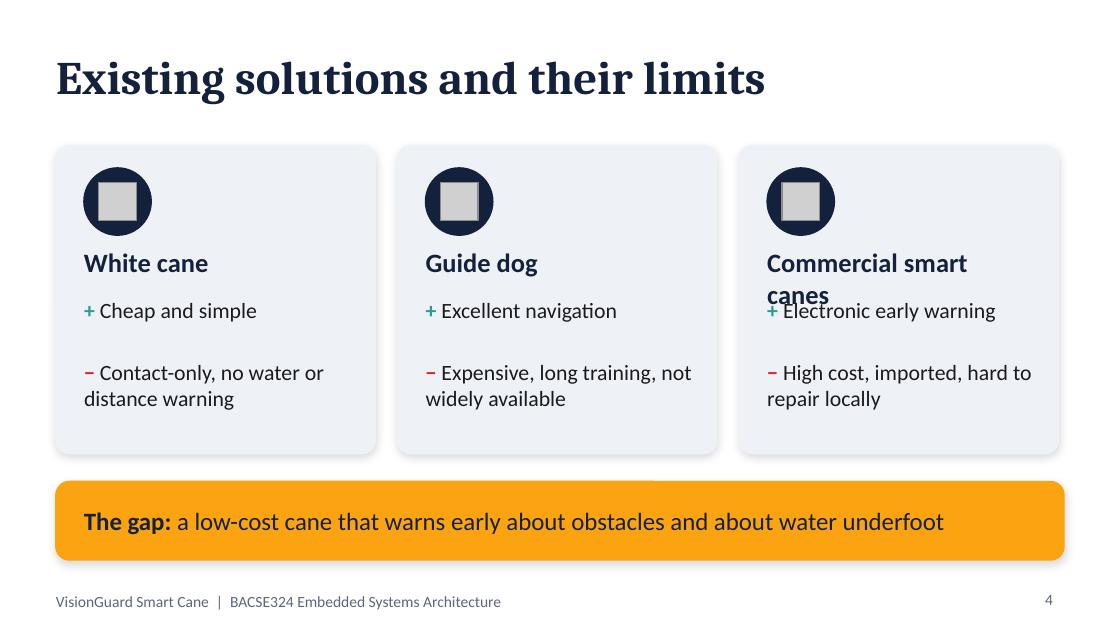
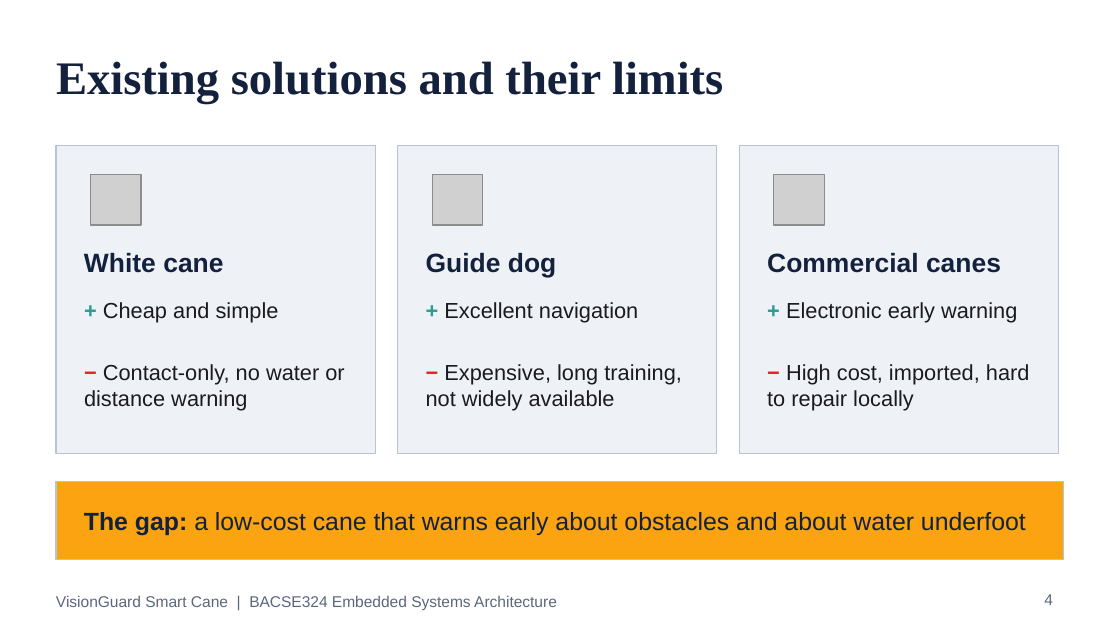
Before and after one commit to darshanpvt007-afk/visionguard-smart-cane, a slide deck: slide 4 of docs/VisionGuard_Presentation.pptx. Drawn at 1120x630 pixels with LibreOffice and Linux fonts; fonts in the diff are those of the drawing; grey boxes stand for pictures. Boxes give left, top, right and bottom in pixels: in the first picture for what was removed or moved away, otherwise in the second. Text is boxed around its words. In the diff, an @@ line names an element or a change of style, - is before the commit and + after.

```diff
--- a/docs/VisionGuard_Presentation.pptx
+++ b/docs/VisionGuard_Presentation.pptx
@@ title "Existing solutions and their limits" at box(56, 61, 723, 104): font Cambria to Times New Roman @@
@@ rectangle at box(56, 146, 375, 454): rounded rectangle to rectangle; outline #EEF2F7 1 pt to #B8C4D6 0.75 pt; shadow off @@
@@ rounded rectangle removed at box(398, 146, 717, 454) @@
@@ rectangle added at box(398, 146, 717, 454), fill #EEF2F7, outline #B8C4D6 0.75 pt @@
@@ rounded rectangle removed at box(739, 146, 1058, 454) @@
@@ rectangle added at box(739, 146, 1058, 454), fill #EEF2F7, outline #B8C4D6 0.75 pt @@
@@ ellipse removed at box(84, 168, 151, 235) @@
@@ picture: place and size @@
-picture at box(99, 183, 137, 221)
+picture at box(91, 175, 141, 225)
@@ ellipse removed at box(426, 168, 493, 235) @@
@@ picture: place and size @@
-picture at box(440, 183, 478, 221)
+picture at box(432, 175, 483, 225)
@@ ellipse removed at box(767, 168, 834, 235) @@
@@ picture: place and size @@
-picture at box(782, 183, 820, 221)
+picture at box(774, 175, 824, 225)
@@ text at box(767, 253, 1001, 273): text changed; font Calibri to Arial @@
-Commercial smart canes
+Commercial canes
@@ rounded rectangle removed at box(56, 482, 1064, 560) @@
@@ rectangle added at box(56, 482, 1064, 560), fill #FCA311, outline #B8C4D6 0.75 pt @@
@@ font Calibri to Arial in 10 elements at box(56, 595, 557, 610), box(84, 253, 223, 273), box(103, 302, 279, 323), box(84, 364, 344, 411), box(426, 253, 556, 278), box(444, 302, 638, 323), box(426, 364, 682, 411), box(786, 302, 1017, 323), box(767, 364, 1030, 411), box(84, 512, 1026, 536) @@
```
Also in this commit, not shown: 24 other slides changed, 7 other files.
